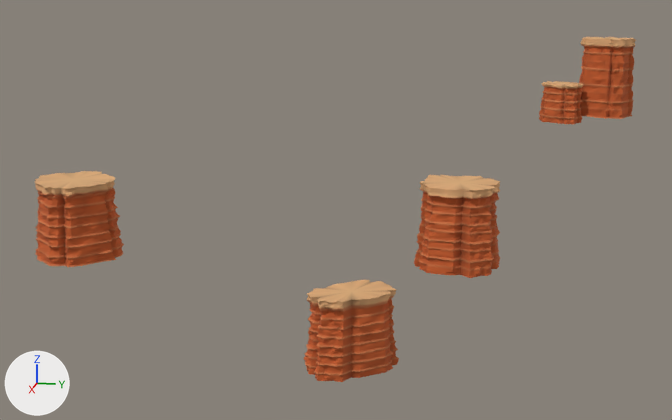
The glTF model public/desert-canyon/vista/terrain-088.glb, before and after one commit.
Rendered twice from a 50 mm lens placed at (432.0, 73.0, 171.0), pointed at (4.0, -13.0, 64.0). Lighting does not change. The marker at lower left points along +X, +Y and +Z. The picture after the commit comes second. Vertices at exactly the same position are counted once.

The first picture shows 'terrain-088'.
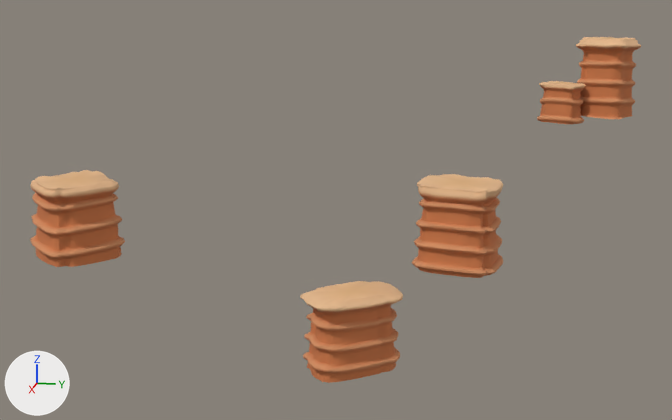
The change, as a diff of the scene's bpy script:
```diff
--- a/public/desert-canyon/vista/terrain-088.glb.py
+++ b/public/desert-canyon/vista/terrain-088.glb.py
@@ me_mesh_0 @@
 # used by ob_terrain_088; location = (0.0, 0.0, 0.0)
-me_mesh_0.from_pydata(...)  # 9005 vertices, 17800 faces; spans x -94.0..94.0, y -130.0..130.0, z 0.0..143.0
+me_mesh_0.from_pydata(...)  # 9005 vertices, 17800 faces; spans x -96.0..96.0, y -132.0..132.0, z 0.0..143.0
+# me_mesh_0 part 1: 3600 of 9005 vertices moved; they spanned x -94.0..-64.0, y 82.0..130.0, z 99.0..143.0 and now span x -96.0..-62.0, y 81.0..132.0, z 99.0..143.0; mean shift (0.0, 0.0, 0.0); largest move (-74.0, 106.0, 139.0) -> (-67.0, 113.0, 139.0)
+# me_mesh_0 part 2: 3600 of 9005 vertices moved; they spanned x -9.0..60.0, y -19.0..66.0, z 0.0..82.0 and now span x -9.0..63.0, y -21.0..67.0, z 0.0..82.0; mean shift (0.0, 0.0, 0.0); largest move (29.0, 0.0, 34.0) -> (36.0, -14.0, 34.0)
+# me_mesh_0 part 3: 1800 of 9005 vertices moved; they spanned x 56.0..94.0, y -130.0..-92.0, z 57.0..90.0 and now span x 55.0..96.0, y -132.0..-90.0, z 57.0..90.0; mean shift (0.0, 0.0, 0.0); largest move (84.0, -126.0, 63.0) -> (93.0, -118.0, 63.0)
+# me_mesh_0 part 4: 15176 faces centred in x -94.0..94.0, y -130.0..130.0, z 0.0..142.0 are repainted in the vertex colours; the middle colour goes from orange #c15b29 to orange #cc7848
+# me_mesh_0 part 5: 2624 faces centred in x -92.0..92.0, y -128.0..129.0, z 0.0..137.0 are repainted in the vertex colours; the middle colour goes from brown #ac5426 to orange #cb7848
 me_mesh_0.materials.append(mat_material_0)
```

What differs and where, as boxes (x1, y1, x2, y2) in the pictures (672 x 420 px; the box of a moved part takes in the faces that stretch with it):
'terrain-088', reshaped, recoloured
    before: (35, 37, 636, 382)
    after: (30, 37, 641, 383)
part 1 of me_mesh_0, moved or reshaped
    before: (539, 37, 636, 124)
    after: (537, 37, 641, 124)
part 2 of me_mesh_0, moved or reshaped
    before: (304, 174, 500, 382)
    after: (300, 174, 503, 383)
part 3 of me_mesh_0, moved or reshaped
    before: (35, 171, 124, 267)
    after: (30, 170, 125, 267)
part 4 of me_mesh_0, recoloured
    both: (35, 37, 636, 382)
part 5 of me_mesh_0, recoloured
    both: (37, 48, 632, 376)
